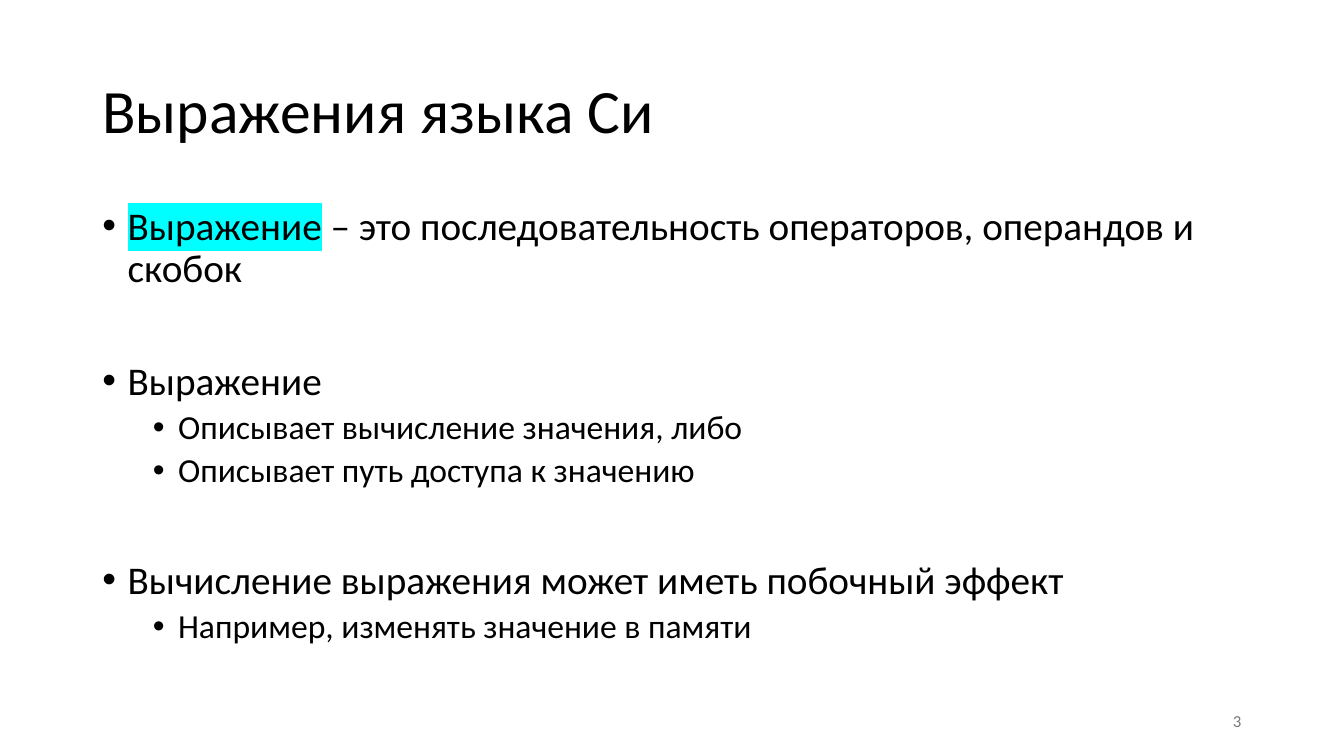
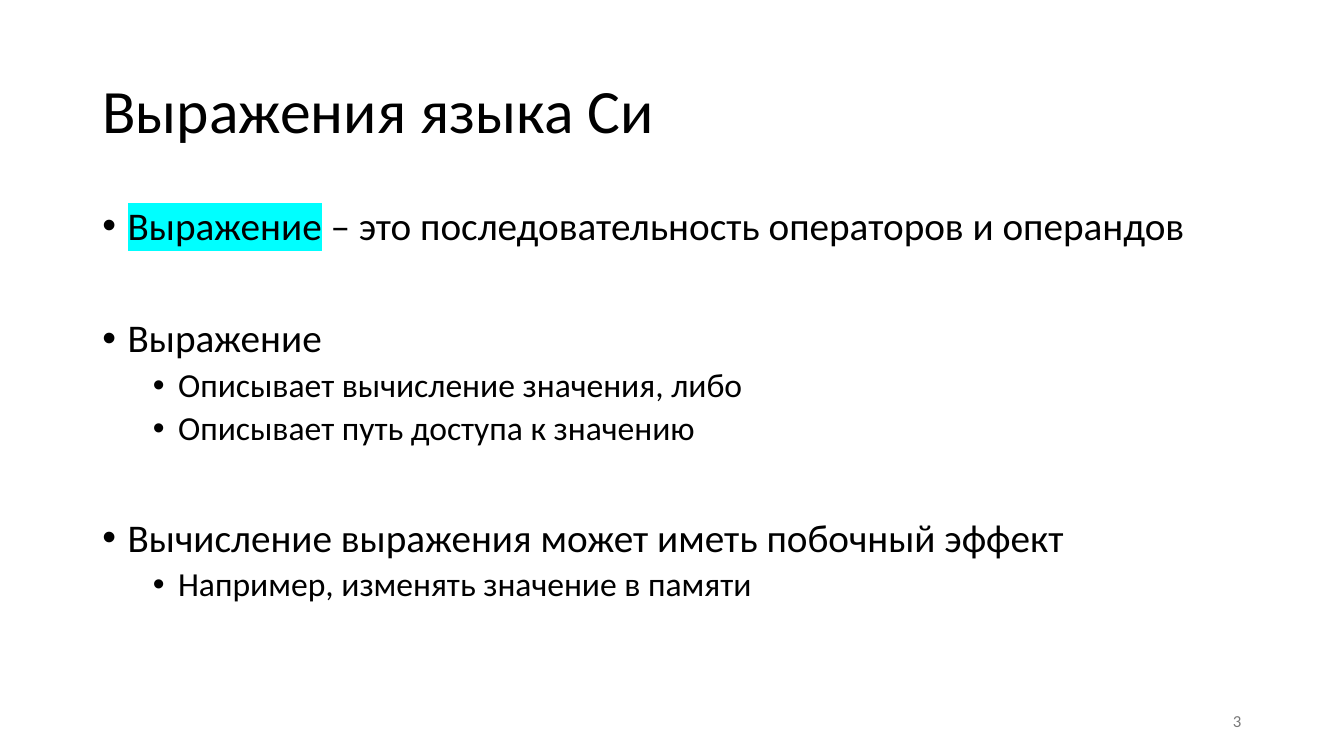
Before and after one commit to Evgueni-Petrov-aka-espetrov/Algorithms-and-Programming-in-C-pptx, a slide deck: slide 3 of 004 Побочные эффекты выражений в Си.pptx. Drawn at 1344x756 pixels with LibreOffice and Linux fonts; fonts in the diff are those of the drawing. Boxes give left, top, right and bottom in pixels: in the first picture for what was removed or moved away, otherwise in the second. Text is boxed around its words. In the diff, an @@ line names an element or a change of style, - is before the commit and + after.

```diff
--- a/004 Побочные эффекты выражений в Си.pptx
+++ b/004 Побочные эффекты выражений в Си.pptx
@@ text at bbox=[128, 215, 1185, 247]: text changed @@
-• Выражение – это последовательность операторов, операндов и скобок
+• Выражение – это последовательность операторов и операндов
```
Also in this commit, not shown: 15 other slides changed.
